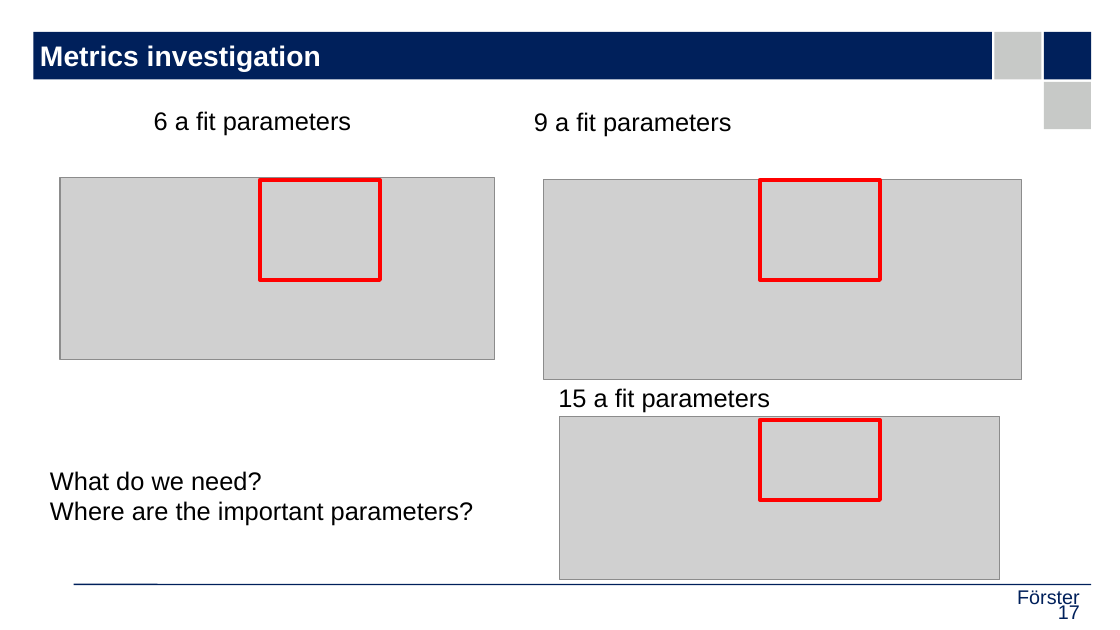
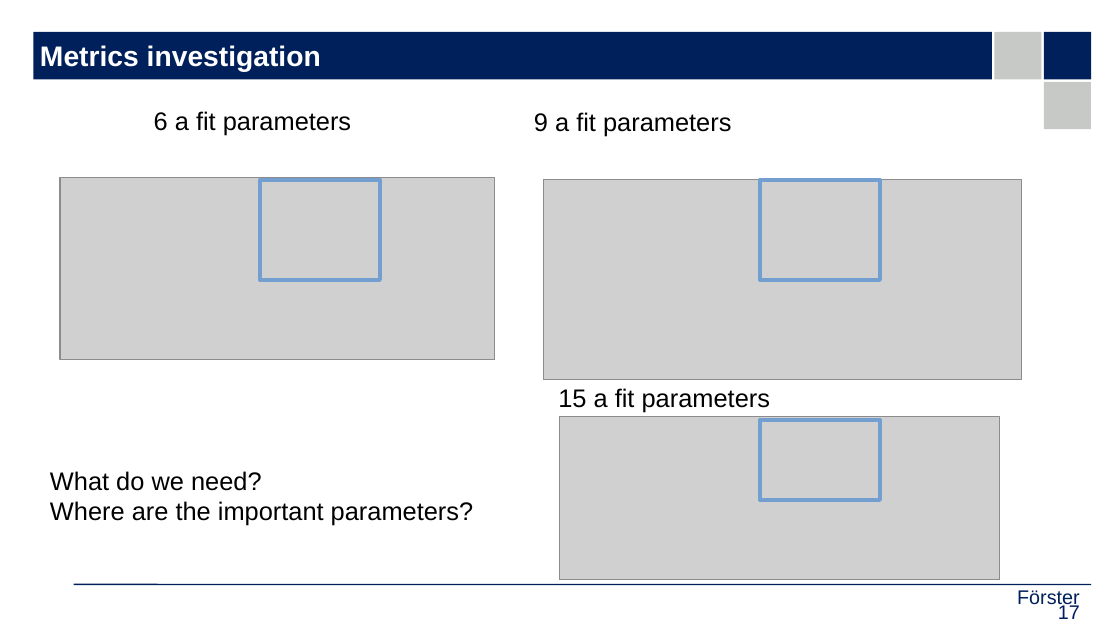
Before and after one commit to upb-lea/hardcore-magnet-challenge, a slide deck: slide 17 of docs/doku_nf.odp. Drawn at 1120x630 pixels with LibreOffice and Linux fonts; fonts in the diff are those of the drawing; grey boxes stand for pictures; background and template pictures are left out. Boxes give left, top, right and bottom in pixels: in the first picture for what was removed or moved away, otherwise in the second. Text is boxed around its words. In the diff, an @@ line names an element or a change of style, - is before the commit and + after.

```diff
--- a/docs/doku_nf.odp
+++ b/docs/doku_nf.odp
@@ outline #FF0000 2.83 pt to #729FCF 2.83 pt in 3 elements at <box>260,180,380,279</box>, <box>760,180,880,279</box>, <box>760,420,880,500</box> @@
```
Also in this commit, not shown: 2 other slides changed, 10 slides added, 2 other files.
